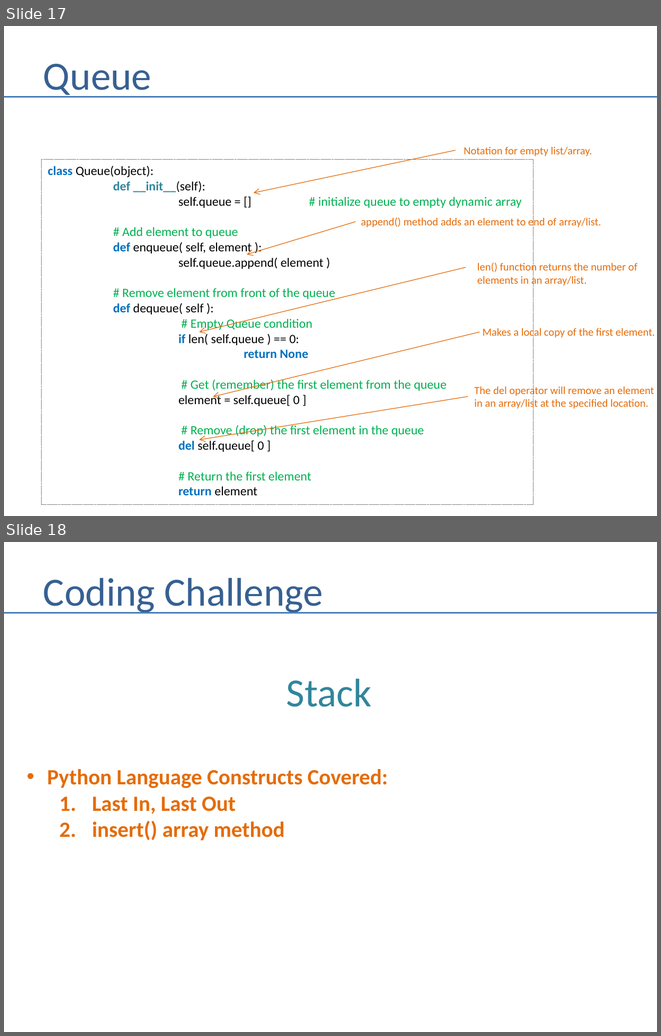
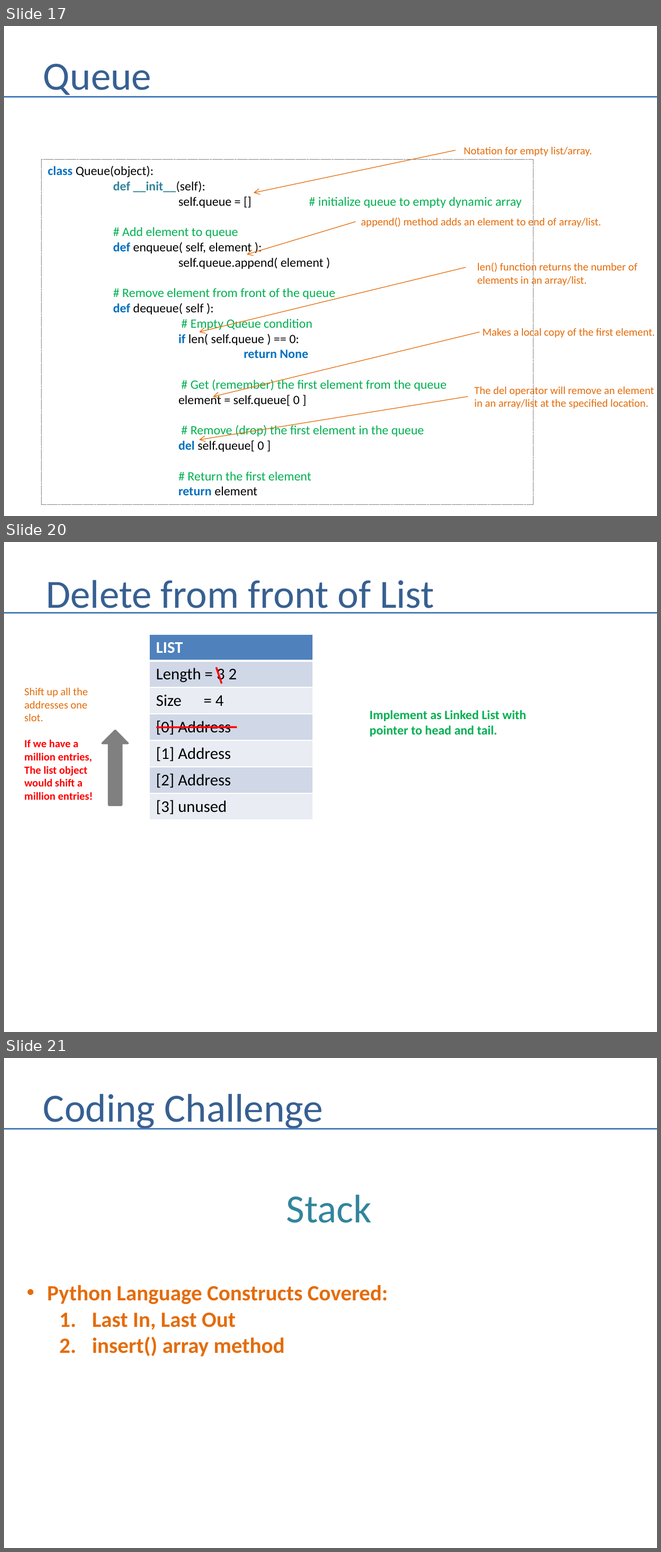
Before and after one commit to andrewferlitsch/Portland-Data-Science-Group, a slide deck: Presentations/Whiteboarding.pptx. Shown one above the other, each under a label of ours: slides 17 and 18 before the commit, slides 17, 20 and 21 after it; the slides between them are not shown. The pictures are 661x1036 and 661x1552 pixels, drawn with LibreOffice and Linux fonts; fonts in the diff are those of the drawing. Boxes give left, top, right and bottom in pixels: in the first picture for what was removed or moved away, otherwise in the second. Text is boxed around its words. In the diff, an @@ line names an element or a change of style, - is before the commit and + after.

```diff
--- a/Presentations/Whiteboarding.pptx
+++ b/Presentations/Whiteboarding.pptx
@@ slide 20 added at box(4, 542, 657, 1032), background #FFFFFF @@
@@ title added at box(46, 580, 434, 614), 44 pt, text #376092 @@
+Delete from front of List
@@ line added from (4, 612) to (657, 612), #4B7EBC 1.5 pt @@
@@ table added at box(150, 634, 313, 820), 7 rows, 1 columns @@
+LIST
+Length = 3 2
+Size = 4
+[0] Address
+[1] Address
+[2] Address
+[3] unused
@@ line added from (216, 668) to (221, 684), #FF0000 2 pt @@
@@ text added at box(24, 687, 93, 800), 12 pt, text #FF0000, bold @@
+Shift up all the addresses one slot.
+If we have a million entries,
+The list object would shift a million entries!
@@ text added at box(370, 710, 526, 737), 14 pt, text #00B050, bold @@
+Implement as Linked List with
+pointer to head and tail.
@@ down arrow added at box(103, 730, 128, 804), fill #808080, outline #808080 2 pt @@
@@ line added from (156, 728) to (237, 727), #FF0000 2 pt @@
@@ arrow added from (599, 719) to (599, 719), #4B7EBC 0.75 pt @@
@@ what was slide 18 is now slide 21 @@
```
Also in this commit, not shown: 1 slide changed, 2 other slides added.
